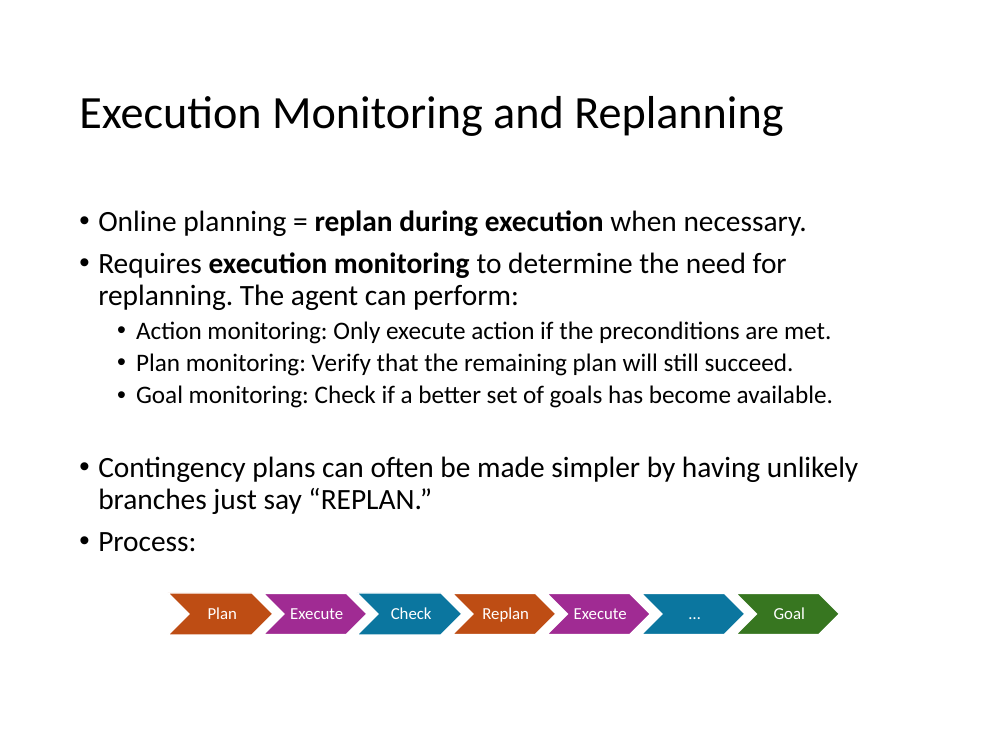
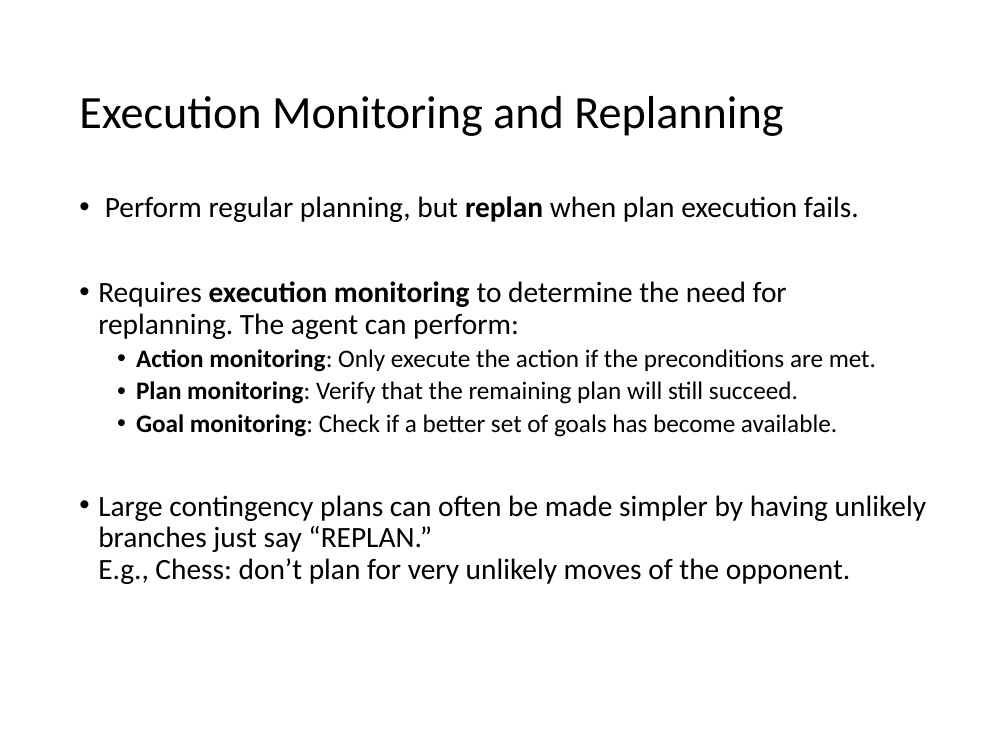
Before and after one commit to mhahsler/CS7320-AI, a slide deck: slide 20 of slides/11_Automated_Planning.pptx (slide 19 before the commit). Drawn at 1008x756 pixels with LibreOffice and Linux fonts; fonts in the diff are those of the drawing. Boxes give left, top, right and bottom in pixels: in the first picture for what was removed or moved away, otherwise in the second. Text is boxed around its words. In the diff, an @@ line names an element or a change of style, - is before the commit and + after.

```diff
--- a/slides/11_Automated_Planning.pptx
+++ b/slides/11_Automated_Planning.pptx
@@ text "Perform regular planning, but replan ...": place and size @@
-text "Perform regular planning, but replan ..." at <box>98,210,858,552</box>
+text "Perform regular planning, but replan ..." at <box>98,196,926,584</box>
@@ text at <box>105,196,859,222</box>: text changed @@
-• Online planning = replan during execution when necessary.
+• Perform regular planning, but replan when plan execution fails.
@@ text at <box>136,349,876,372</box>: text changed @@
-  • Action monitoring: Only execute action if the preconditions are met.
+  • Action monitoring: Only execute the action if the preconditions are met.
@@ text at <box>136,381,837,437</box>: bold on in "Plan monitoring:", "Goal monitoring:" @@
@@ text at <box>98,495,926,584</box>: text changed @@
-• Contingency plans can often be made simpler by having unlikely branches just say “REPLAN.”
-• Process:
+• Large contingency plans can often be made simpler by having unlikely branches just say “REPLAN.”
+  E.g., Chess: don’t plan for very unlikely moves of the opponent.
@@ group removed at <box>168,593,840,635</box>: 7 chevrons, 7 texts @@
-Plan
-Execute
-Check
-Replan
-Execute
-…
-Goal
```
Also in this commit, not shown: 13 other slides changed, 1 slide added, 22 other files.
